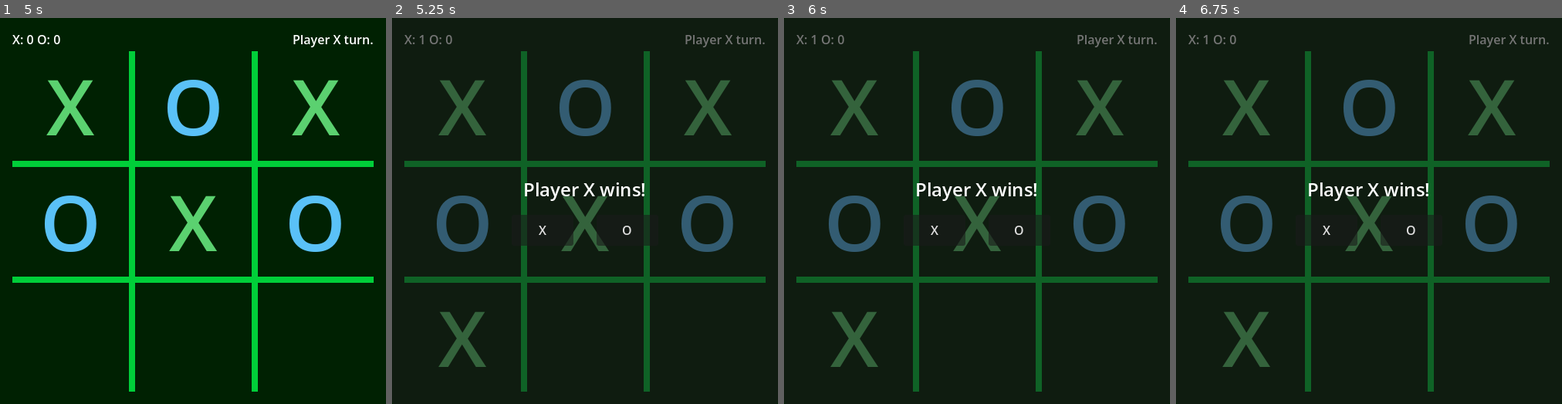
Above: before the commit, frames 1-4 (left to right).
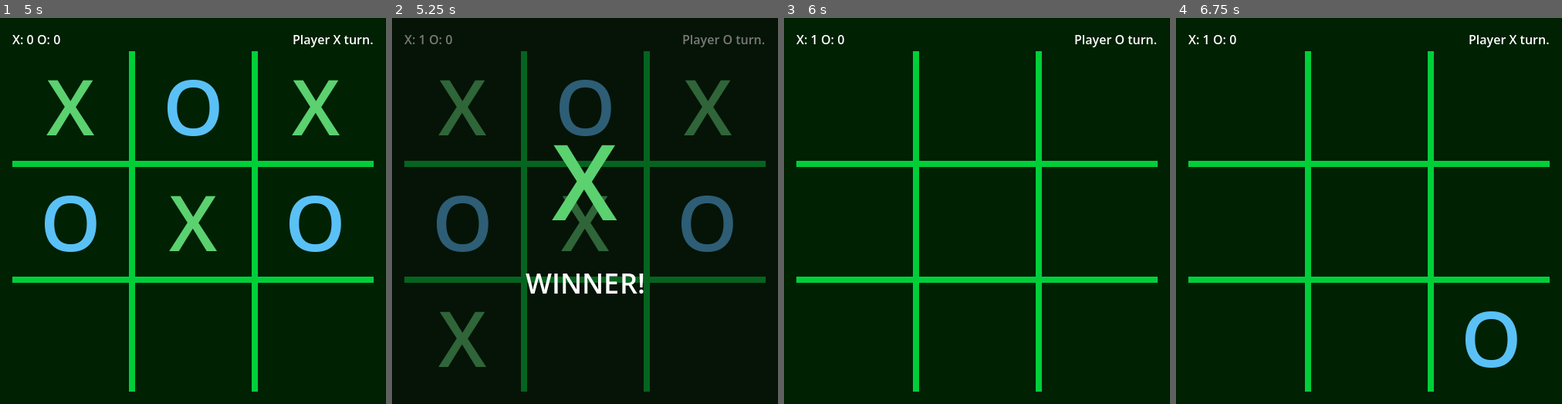
Above: after the commit, the same moments.

Repository: kevincabanilla/tic-tac-toe
Game: Godot game, scene res://scenes/main/main.tscn
Two runs of this game, one before a commit and one after it. Both use one fixed random seed, a clock stepped at 60 frames per second and the inputs below.
Inputs (mouse positions are in pixels of both pictures, inside the frame that each line leads up to):
- Up to frame 1 (5 s): click (69, 106) at 0.5 s; click (193, 106) at 1.25 s; click (316, 106) at 2 s; click (69, 222) at 2.75 s; click (193, 222) at 3.5 s; click (316, 222) at 4.25 s
- Up to frame 2 (5.25 s): click (461, 338) at 5 s
- Up to frame 3 (6 s): click (977, 338) at 5.75 s
- Up to frame 4 (6.75 s): click (1492, 338) at 6.5 s

Frame 1 is identical in both runs. In frame 2, 3.1% of the frame differs, in the area x 33-97%, y 4-72%; in frame 3, 12%; in frame 4, 13%, in the area x 3-97%, y 4-97%.

Commit message:
improved game over ui

Diff:
--- a/project.godot
+++ b/project.godot
@@ -19,6 +19,7 @@
 
 window/size/viewport_width=500
 window/size/viewport_height=500
+window/size/resizable=false
 
 [input]
 
--- a/scenes/main/main.gd
+++ b/scenes/main/main.gd
@@ -9,16 +9,17 @@
 func _on_game_manager_game_over(winner: Enums.Player) -> void:
 	score_manager.add_score(winner)
 	game_ui.update_score(score_manager.get_player_x_score(), score_manager.get_player_o_score())
-	game_menu.set_message("Player %s wins!" % ("X" if winner == Enums.Player.X else "O"))
+	#game_menu.set_message("Player %s wins!" % ("X" if winner == Enums.Player.X else "O"))
+	game_menu.show_winner(winner)
 	game_menu.visible = true
 
 
 func _on_game_manager_game_draw() -> void:
-	game_menu.set_message("Draw!")
+	game_menu.show_draw()
 	game_menu.visible = true
 
 
-func _on_game_menu_start_game(player: Enums.Player) -> void:
+func _on_game_menu_start_game() -> void:
 	game_menu.visible = false
-	game_manager.initialize(player)
+	game_manager.initialize()
 	game_ui.initialize()
--- a/scenes/managers/game_manager.gd
+++ b/scenes/managers/game_manager.gd
@@ -1,7 +1,7 @@
 extends Node
 class_name GameManager
 
-var current_player: Enums.Player
+var current_player: Enums.Player = Enums.Player.X
 var rows: Array
 var cols: Array
 var main_diag: int
@@ -12,7 +12,8 @@
 signal game_draw()
 
 func _ready() -> void:
-	initialize(Enums.Player.X)
+	initialize()
+	print("game_manager initialized.")
 
 func determine_winner(row:int, col:int) -> void:
 	var value = current_player as int
@@ -30,14 +31,14 @@
 		game_over.emit(current_player)
 	elif moves == 9:
 		game_draw.emit()
-	else:
-		current_player = (Enums.Player.X if current_player == Enums.Player.O else Enums.Player.O)
+	#else:
+	current_player = (Enums.Player.X if current_player == Enums.Player.O else Enums.Player.O)
 
 
-func initialize(player: Enums.Player) -> void:
+func initialize() -> void:
 	rows = [0,0,0]
 	cols = [0,0,0]
 	main_diag = 0
 	anti_diag = 0
 	moves = 0
-	current_player = player
+	#current_player = (current_player if current_player != null else Enums.Player.X)
--- a/scenes/ui/game-button.tscn
+++ b/scenes/ui/game-button.tscn
@@ -57,6 +57,7 @@
 custom_minimum_size = Vector2(32, 32)
 offset_right = 150.0
 offset_bottom = 150.0
+pivot_offset = Vector2(75, 75)
 size_flags_horizontal = 3
 size_flags_vertical = 3
 theme_override_colors/font_color = Color(1, 1, 1, 1)
--- a/scenes/ui/game-ui.tscn
+++ b/scenes/ui/game-ui.tscn
@@ -23,7 +23,19 @@
 "times": PackedFloat32Array(0),
 "transitions": PackedFloat32Array(1),
 "update": 0,
-"values": [Vector2(0, 0)]
+"values": [Vector2(468, 441)]
+}
+tracks/1/type = "value"
+tracks/1/imported = false
+tracks/1/enabled = true
+tracks/1/path = NodePath("PanelContainer/MarginContainer/VBoxContainer/PanelContainer/FinishLine:points")
+tracks/1/interp = 1
+tracks/1/loop_wrap = true
+tracks/1/keys = {
+"times": PackedFloat32Array(0),
+"transitions": PackedFloat32Array(1),
+"update": 0,
+"values": [PackedVector2Array(20, 48, 20, 48)]
 }
 
 [sub_resource type="Animation" id="Animation_w06ra"]
@@ -42,10 +54,28 @@
 "values": [Vector2(0, 0), Vector2(468, 441)]
 }
 
+[sub_resource type="Animation" id="Animation_0uh32"]
+resource_name = "line_animation"
+length = 0.7
+step = 0.05
+tracks/0/type = "value"
+tracks/0/imported = false
+tracks/0/enabled = true
+tracks/0/path = NodePath("PanelContainer/MarginContainer/VBoxContainer/PanelContainer/FinishLine:points")
+tracks/0/interp = 1
+tracks/0/loop_wrap = true
+tracks/0/keys = {
+"times": PackedFloat32Array(0, 0.7),
+"transitions": PackedFloat32Array(2, 0.5),
+"update": 0,
+"values": [PackedVector2Array(20, 48, 20, 48), PackedVector2Array(20, 48, 480, 480)]
+}
+
 [sub_resource type="AnimationLibrary" id="AnimationLibrary_ca8iv"]
 _data = {
 &"RESET": SubResource("Animation_xbia5"),
-&"grid_animation": SubResource("Animation_w06ra")
+&"grid_animation": SubResource("Animation_w06ra"),
+&"line_animation": SubResource("Animation_0uh32")
 }
 
 [node name="GameUi" type="CanvasLayer" unique_id=209699471]
@@ -98,6 +128,7 @@
 theme_override_styles/panel = SubResource("StyleBoxEmpty_0uh32")
 
 [node name="Borders" type="Panel" parent="PanelContainer/MarginContainer/VBoxContainer/PanelContainer" unique_id=613318241]
+custom_minimum_size = Vector2(468, 441)
 layout_mode = 2
 size_flags_horizontal = 4
 size_flags_vertical = 4
@@ -156,6 +187,17 @@
 layout_mode = 2
 text = ""
 
+[node name="FinishLine" type="Line2D" parent="PanelContainer/MarginContainer/VBoxContainer/PanelContainer" unique_id=6588557]
+visible = false
+position = Vector2(-16, -43)
+points = PackedVector2Array(20, 48, 20, 48)
+width = 8.0
+default_color = Color(0, 0.8, 0.48235294, 1)
+joint_mode = 2
+begin_cap_mode = 2
+end_cap_mode = 2
+antialiased = true
+
 [node name="AnimationPlayer" type="AnimationPlayer" parent="." unique_id=1754780420]
 libraries/ = SubResource("AnimationLibrary_ca8iv")
 autoplay = &"grid_animation"
--- a/scenes/ui/game_menu.gd
+++ b/scenes/ui/game_menu.gd
@@ -6,10 +6,25 @@
 func set_message(text: String) -> void:
 	%Label.text = text
 
-
-func _on_player_x_pressed() -> void:
-	start_game.emit(Enums.Player.X)
+func show_winner(winner: Enums.Player) -> void:
+	set_message("WINNER!")
+	%XLabel.visible = winner == Enums.Player.X
+	%OLabel.visible = winner == Enums.Player.O
 
 
-func _on_player_o_pressed() -> void:
-	start_game.emit(Enums.Player.O)
+func show_draw() -> void:
+	set_message("DRAW!")
+	%XLabel.visible = true
+	%OLabel.visible = true
+
+#func _on_player_x_pressed() -> void:
+	#start_game.emit(Enums.Player.X)
+#
+#
+#func _on_player_o_pressed() -> void:
+	#start_game.emit(Enums.Player.O)
+
+
+func _on_panel_container_gui_input(event: InputEvent) -> void:
+	if event.is_action_pressed("left_click"):
+		start_game.emit()
--- a/scenes/ui/game_menu.tscn
+++ b/scenes/ui/game_menu.tscn
@@ -1,6 +1,14 @@
 [gd_scene format=3 uid="uid://8y1snlyqkspj"]
 
 [ext_resource type="Script" uid="uid://87mkkkeused" path="res://scenes/ui/game_menu.gd" id="1_5s0hc"]
+
+[sub_resource type="Animation" id="Animation_5s0hc"]
+resource_name = "result_animation"
+
+[sub_resource type="AnimationLibrary" id="AnimationLibrary_tup5k"]
+_data = {
+&"result_animation": SubResource("Animation_5s0hc")
+}
 
 [node name="GameMenu" type="CanvasLayer" unique_id=1896866833]
 script = ExtResource("1_5s0hc")
@@ -13,7 +21,9 @@
 grow_vertical = 2
 
 [node name="PanelContainer" type="PanelContainer" parent="MarginContainer" unique_id=55726886]
+self_modulate = Color(0.3515629, 0.3515629, 0.35156286, 0.9019608)
 layout_mode = 2
+mouse_filter = 1
 
 [node name="CenterContainer" type="CenterContainer" parent="MarginContainer/PanelContainer" unique_id=27314204]
 layout_mode = 2
@@ -23,11 +33,36 @@
 theme_override_constants/separation = 16
 alignment = 1
 
+[node name="HFlowContainer2" type="HFlowContainer" parent="MarginContainer/PanelContainer/CenterContainer/VBoxContainer" unique_id=1168763921]
+layout_mode = 2
+theme_override_constants/h_separation = 8
+alignment = 1
+
+[node name="XLabel" type="Label" parent="MarginContainer/PanelContainer/CenterContainer/VBoxContainer/HFlowContainer2" unique_id=516208191]
+unique_name_in_owner = true
+layout_mode = 2
+mouse_filter = 1
+theme_override_colors/font_color = Color(0.35686275, 0.81960785, 0.4392157, 1)
+theme_override_font_sizes/font_size = 136
+text = "X"
+horizontal_alignment = 1
+
+[node name="OLabel" type="Label" parent="MarginContainer/PanelContainer/CenterContainer/VBoxContainer/HFlowContainer2" unique_id=1306131611]
+unique_name_in_owner = true
+layout_mode = 2
+mouse_filter = 1
+theme_override_colors/font_color = Color(0.3529412, 0.75686276, 0.96862745, 1)
+theme_override_font_sizes/font_size = 136
+text = "O"
+horizontal_alignment = 1
+
 [node name="Label" type="Label" parent="MarginContainer/PanelContainer/CenterContainer/VBoxContainer" unique_id=137985507]
 unique_name_in_owner = true
 layout_mode = 2
-theme_override_font_sizes/font_size = 24
-text = "Player X wins!"
+mouse_filter = 1
+theme_override_colors/font_color = Color(1, 1, 1, 1)
+theme_override_font_sizes/font_size = 36
+text = "WINNER!"
 horizontal_alignment = 1
 
 [node name="HFlowContainer" type="HFlowContainer" parent="MarginContainer/PanelContainer/CenterContainer/VBoxContainer" unique_id=743653863]
@@ -38,6 +73,7 @@
 
 [node name="PlayerX" type="Button" parent="MarginContainer/PanelContainer/CenterContainer/VBoxContainer/HFlowContainer" unique_id=1830640940]
 unique_name_in_owner = true
+visible = false
 custom_minimum_size = Vector2(80, 40)
 layout_mode = 2
 size_flags_horizontal = 4
@@ -45,11 +81,14 @@
 
 [node name="PlayerO" type="Button" parent="MarginContainer/PanelContainer/CenterContainer/VBoxContainer/HFlowContainer" unique_id=312154233]
 unique_name_in_owner = true
+visible = false
 custom_minimum_size = Vector2(80, 40)
 layout_mode = 2
 size_flags_horizontal = 4
 text = "O
 "
 
-[connection signal="pressed" from="MarginContainer/PanelContainer/CenterContainer/VBoxContainer/HFlowContainer/PlayerX" to="." method="_on_player_x_pressed"]
-[connection signal="pressed" from="MarginContainer/PanelContainer/CenterContainer/VBoxContainer/HFlowContainer/PlayerO" to="." method="_on_player_o_pressed"]
+[node name="AnimationPlayer" type="AnimationPlayer" parent="." unique_id=1463980385]
+libraries/ = SubResource("AnimationLibrary_tup5k")
+
+[connection signal="gui_input" from="MarginContainer/PanelContainer" to="." method="_on_panel_container_gui_input"]
--- a/scenes/ui/game_ui.gd
+++ b/scenes/ui/game_ui.gd
@@ -11,6 +11,7 @@
 
 func _ready() -> void:
 	initialize()
+	print("game_ui initialized.")
 	%Btn0.pressed.connect(_on_btn_pressed.bind(0,0, %Btn0))
 	%Btn1.pressed.connect(_on_btn_pressed.bind(0,1, %Btn1))
 	%Btn2.pressed.connect(_on_btn_pressed.bind(0,2, %Btn2))
